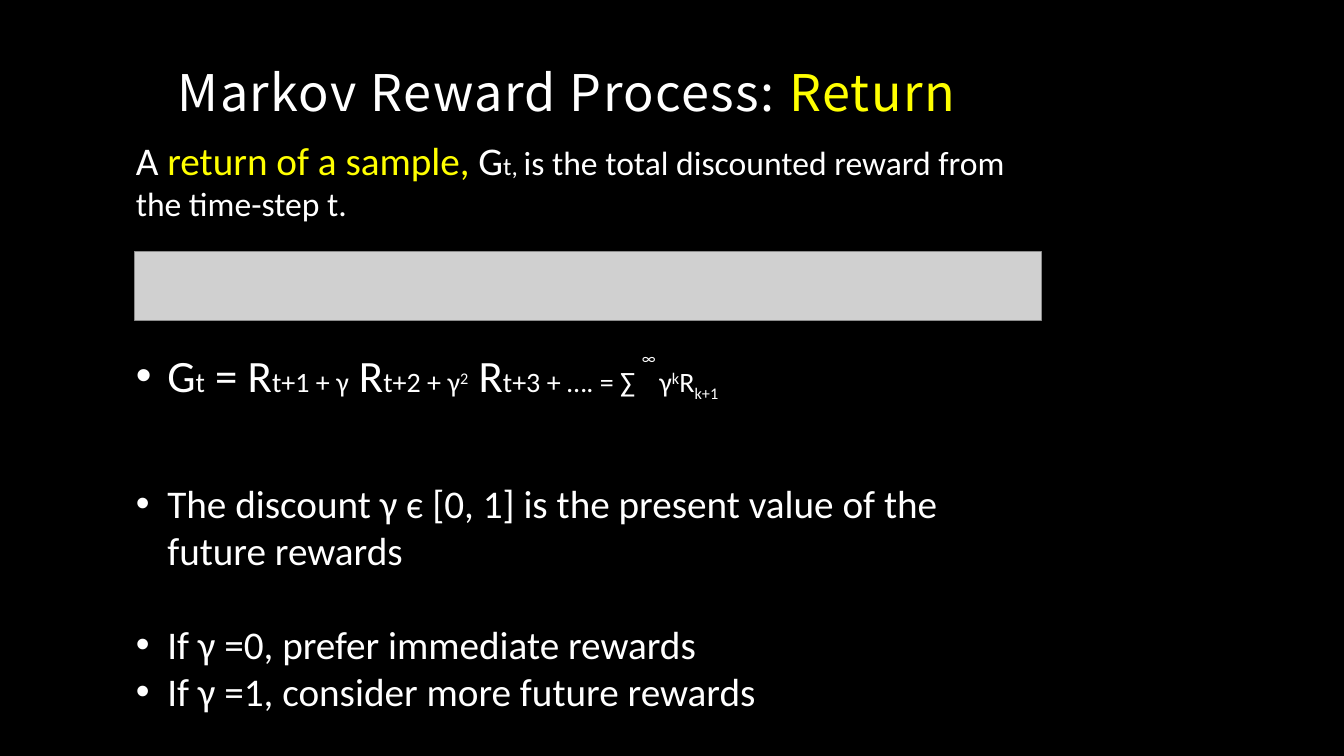
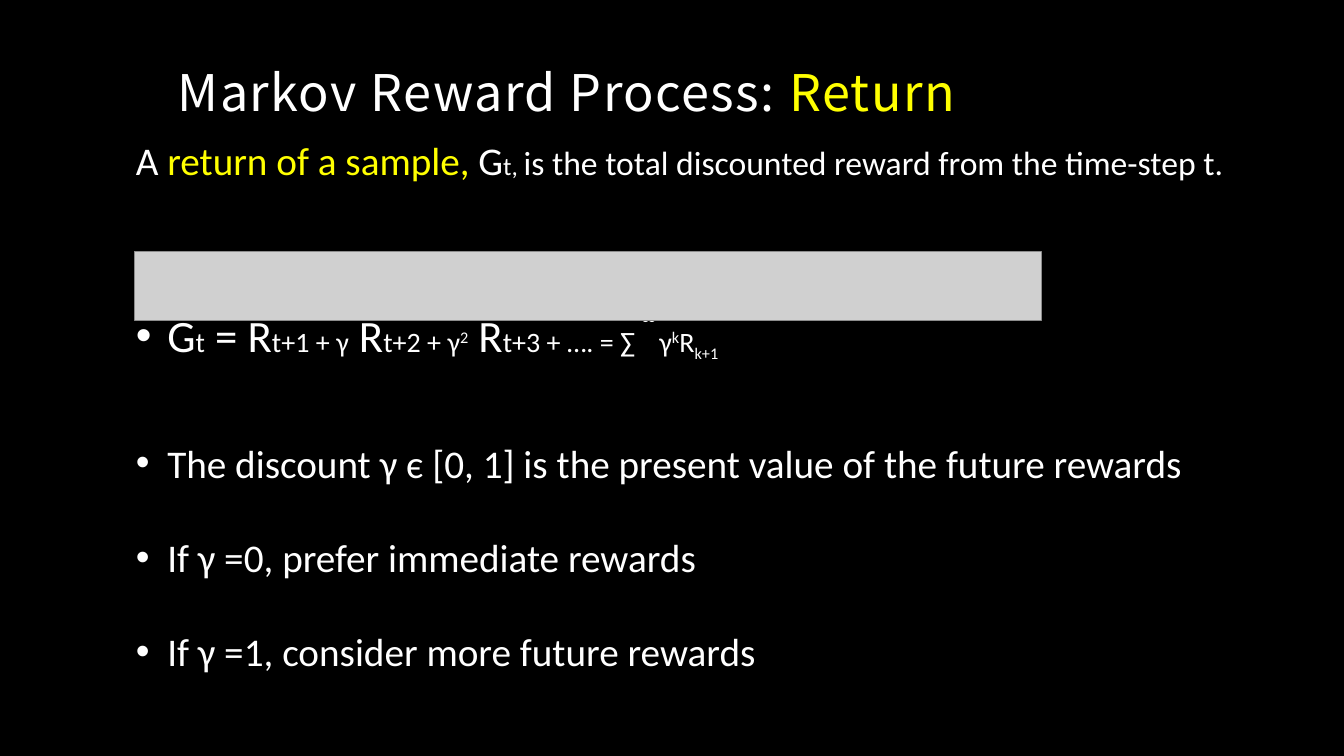
Before and after one commit to MacgyverLin/VintageComputer, a slide deck: slide 12 of Speech/Reinforcement Learning 2.pptx. Drawn at 1344x756 pixels with LibreOffice and Linux fonts; fonts in the diff are those of the drawing; grey boxes stand for pictures; background and template pictures are left out. Boxes give left, top, right and bottom in pixels: in the first picture for what was removed or moved away, otherwise in the second. Text is boxed around its words. In the diff, an @@ line names an element or a change of style, - is before the commit and + after.

```diff
--- a/Speech/Reinforcement Learning 2.pptx
+++ b/Speech/Reinforcement Learning 2.pptx
@@ text "A return of a sample, ..." rewrapped from bbox=[136, 147, 1004, 711] to bbox=[136, 147, 1223, 673] @@
```
Also in this commit, not shown: 13 other slides changed, 7 slides added.
